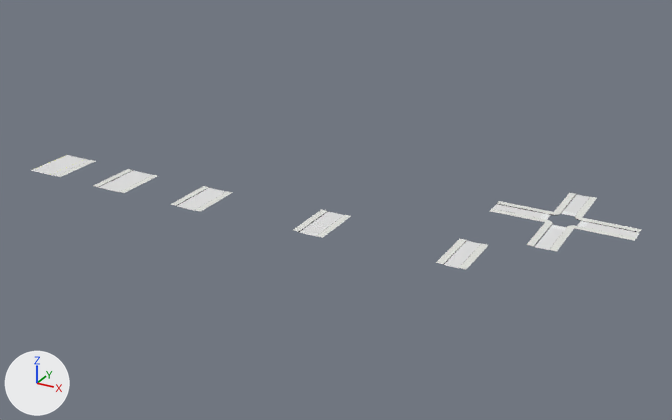
What one commit did to the Blender file Diseños con medids reales/calle 1 carril y estacionamiento.blend.
Camera for both pictures: a camera (50 mm lens) standing at (133.0, -280.0, 133.0) and looking at (-21.0, 0.0, -7.0). Lighting does not change. The marker at lower left points along +X, +Y and +Z.

Names of what the first picture shows: 'Callle 1 carril con un lugar para estacionar.001', 'Callle 1 carril con un lugar para estacionar.002', 'Callle 1 carril con un lugar para estacionar.003', 'Callle 1 carril con un lugar para estacionar.005', 'Callle 1 carril con un lugar para estacionar.006'.
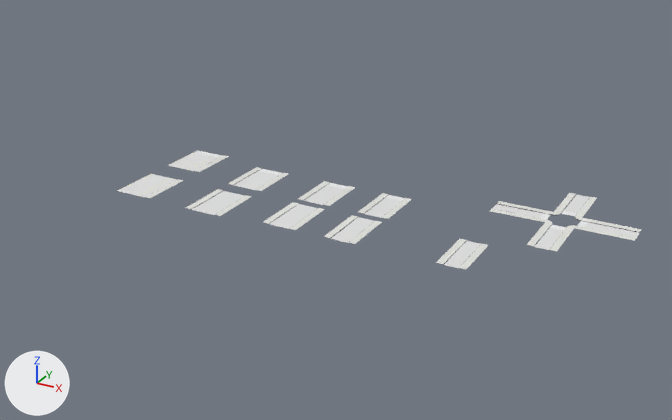
Boxes (x1, y1, x2, y2) around the edits, measured in the pictures (672 x 420 px):
'Callle 1 carril con un lugar para estacionar.003', moved: before (93, 169, 158, 193); after (186, 189, 251, 216)
'Callle 1 carril con un lugar para estacionar.006', moved: before (171, 186, 233, 212); after (298, 181, 355, 206)
'Callle 1 carril con un lugar para estacionar.002', moved: before (31, 155, 95, 177); after (117, 174, 184, 198)
'Callle 1 carril con un lugar para estacionar.011', added: after (264, 202, 325, 230)
'Callle 1 carril con un lugar para estacionar.008', added: after (324, 215, 382, 244)
'Callle 1 carril con un lugar para estacionar.005', deleted: before (293, 210, 351, 238)
'Callle 1 carril con un lugar para estacionar.010', added: after (228, 167, 288, 191)
'Plane.021', added: after (358, 193, 412, 219)
'Plane.026', added: after (167, 150, 229, 172)

The change, as a list of edits to the scene's bpy script:
```text
Change ob_callle_1_carril_con_un_lugar_para_estacionar_002:
    ob_callle_1_carril_con_un_lugar_para_estacionar_002.location: (-65.5, -61.2, 0.1) -> (-21.7, -61.2, 0.1)
Remove ob_callle_1_carril_con_un_lugar_para_estacionar_005:
    ob_callle_1_carril_con_un_lugar_para_estacionar_005 = bpy.data.objects.new('Callle 1 carril con un lugar para estacionar.005', me_plane_036)
Change ob_callle_1_carril_con_un_lugar_para_estacionar_006:
    ob_callle_1_carril_con_un_lugar_para_estacionar_006.location: (-41.7, -62.0, 0.1) -> (-4.3, -35.7, 0.1)
Change ob_callle_1_carril_con_un_lugar_para_estacionar_003:
    ob_callle_1_carril_con_un_lugar_para_estacionar_003.location: (-57.1, -61.9, 0.1) -> (-13.9, -61.9, 0.1)
Add ob_plane_026:
    ob_plane_026 = bpy.data.objects.new('Plane.026', me_plane_050)  # 550 vertices, 303 faces; spans x -48.0..8.5, y -21.3..-1.3, z -0.3..0.0; in mat_cordon (picture img_paleta_general_jpg), mat_asafalto (its picture is missing), mat_senda_peatonal (picture img_paleta_general_jpg_002), mat_linea_amariila_corta_calle (picture img_paleta_general_jpg), mat_linea_blanca (white #e7e7e7), mat_separador_de_bicisenda (picture img_paleta_general_jpg_001)
    ob_plane_026.location = (-84.5, -9.8, 0.2)
    ob_plane_026.rotation_euler = (0.0, 0.0, 3.142)  # degrees (0, 0, 180)
Add ob_callle_1_carril_con_un_lugar_para_estacionar_011:
    ob_callle_1_carril_con_un_lugar_para_estacionar_011 = bpy.data.objects.new('Callle 1 carril con un lugar para estacionar.011', me_plane_032)  # 60 vertices, 31 faces; spans x -25.6..-12.2, y 22.6..42.6, z -0.1..0.1; in mat_cordon (picture img_paleta_general_jpg), mat_asafalto (its picture is missing)
    ob_callle_1_carril_con_un_lugar_para_estacionar_011.location = (-4.3, -59.1, 0.1)
Add ob_callle_1_carril_con_un_lugar_para_estacionar_010:
    ob_callle_1_carril_con_un_lugar_para_estacionar_010 = bpy.data.objects.new('Callle 1 carril con un lugar para estacionar.010', me_plane_030)  # 240 vertices, 161 faces; spans x -27.4..-12.2, y 22.6..42.6, z -0.2..0.1; in mat_cordon (picture img_paleta_general_jpg), mat_asafalto (its picture is missing), mat_senda_peatonal (picture img_paleta_general_jpg_002)
    ob_callle_1_carril_con_un_lugar_para_estacionar_010.location = (-33.3, -35.7, 0.1)
Add ob_callle_1_carril_con_un_lugar_para_estacionar_008:
    ob_callle_1_carril_con_un_lugar_para_estacionar_008 = bpy.data.objects.new('Callle 1 carril con un lugar para estacionar.008', me_plane_019)  # 58 vertices, 30 faces; spans x -7.2..4.7, y 22.6..42.6, z -0.1..0.1; in mat_cordon (picture img_paleta_general_jpg), mat_asafalto (its picture is missing)
    ob_callle_1_carril_con_un_lugar_para_estacionar_008.location = (1.4, -59.1, 0.1)
Add ob_plane_021:
    ob_plane_021 = bpy.data.objects.new('Plane.021', me_plane_008)  # 214 vertices, 150 faces; spans x -7.3..4.7, y -21.2..-1.2, z 4.0..4.4; in mat_cordon (picture img_paleta_general_jpg), mat_asafalto (its picture is missing), mat_senda_peatonal (picture img_paleta_general_jpg_002)
    ob_plane_021.location = (-0.5, -14.4, -4.2)
    ob_plane_021.rotation_euler = (0.0, 0.0, 3.142)  # degrees (0, 0, 180)
```
